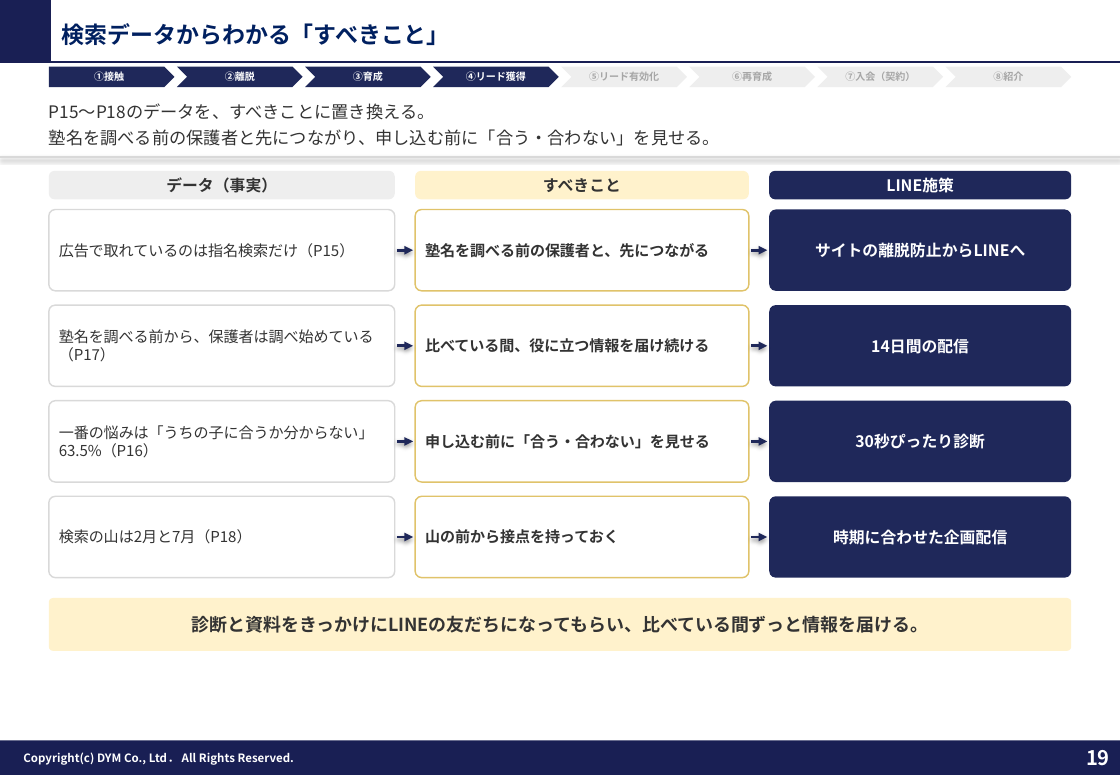
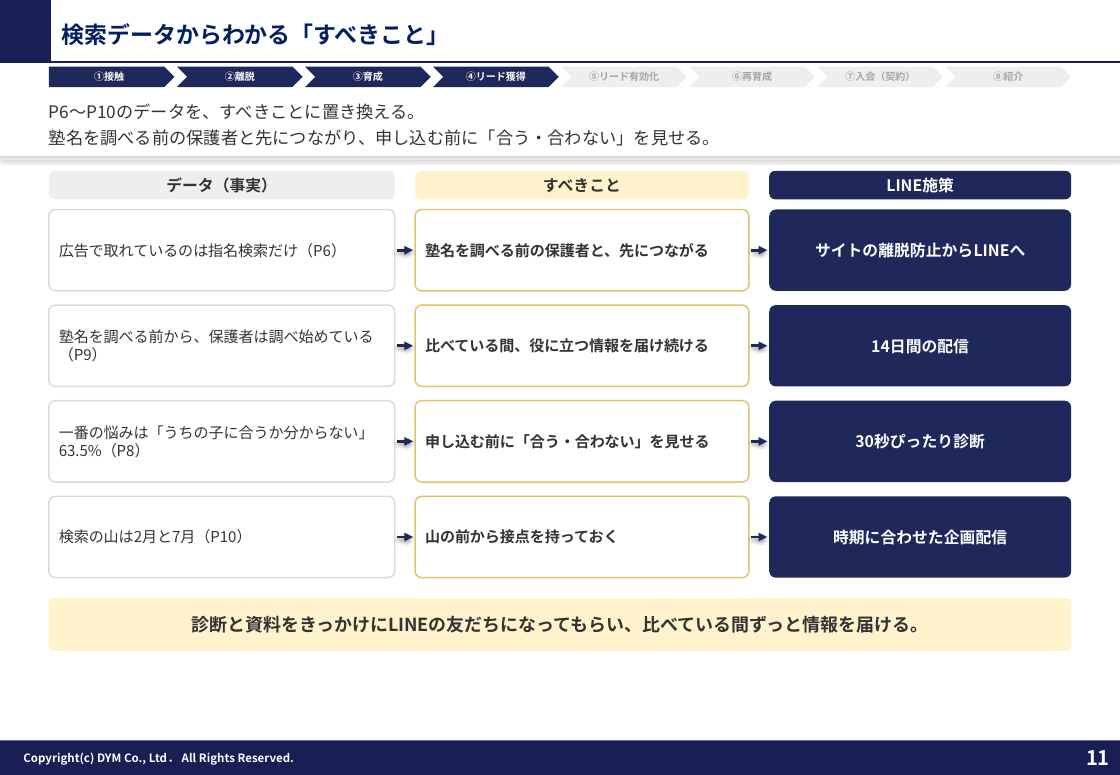
Before and after one commit to tonomura-r-dev/folder, a slide deck: slide 11 of 教育（塾）業界_LINEOA施策提案ver3.pptx (slide 19 before the commit). Drawn at 1120x775 pixels with LibreOffice and Linux fonts; fonts in the diff are those of the drawing; background and template pictures are left out. Boxes give left, top, right and bottom in pixels: in the first picture for what was removed or moved away, otherwise in the second. Text is boxed around its words. In the diff, an @@ line names an element or a change of style, - is before the commit and + after.

```diff
--- a/教育（塾）業界_LINEOA施策提案ver3.pptx
+++ b/教育（塾）業界_LINEOA施策提案ver3.pptx
@@ text at [49,103,425,120]: text changed @@
-P15〜P18のデータを、すべきことに置き換える。
+P6〜P10のデータを、すべきことに置き換える。
@@ text in rounded rectangle at [59,243,346,258]: text changed @@
-広告で取れているのは指名検索だけ（P15）
+広告で取れているのは指名検索だけ（P6）
@@ text in rounded rectangle at [59,329,374,362]: text changed @@
-塾名を調べる前から、保護者は調べ始めている（P17）
+塾名を調べる前から、保護者は調べ始めている（P9）
@@ text in rounded rectangle at [59,425,374,458]: text changed @@
-一番の悩みは「うちの子に合うか分からない」63.5%（P16）
+一番の悩みは「うちの子に合うか分からない」63.5%（P8）
@@ text in rounded rectangle at [59,529,252,543]: text changed @@
-検索の山は2月と7月（P18）
+検索の山は2月と7月（P10）
@@ page number at [1086,750,1110,765]: text changed @@
-19
+11
```
Also in this commit, not shown: 7 other slides changed, 9 slides removed, 3 other files.
